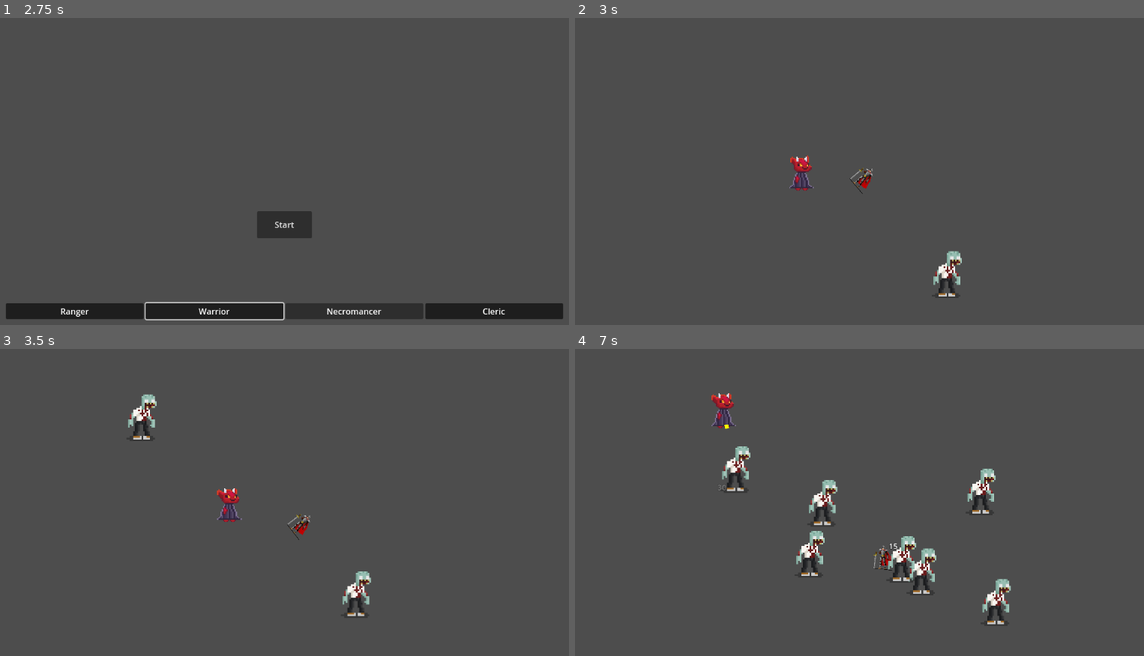
Above: before the commit, frames 1-4 (two rows, left to right).
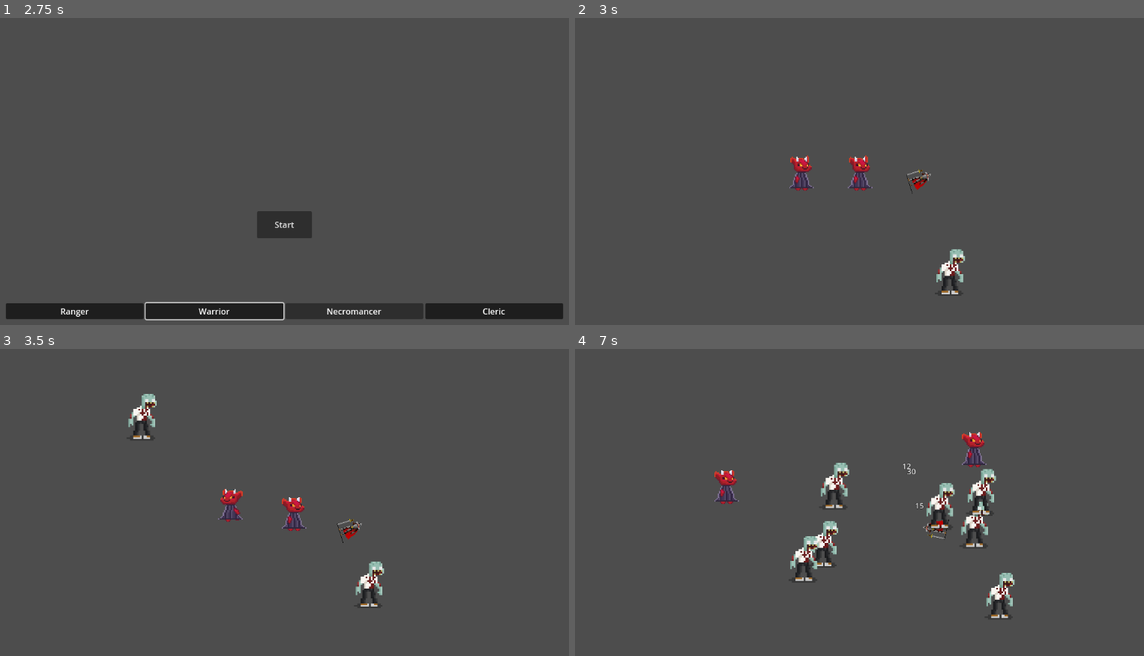
Above: after the commit, the same moments.

Repository: AlexYud/team-roguelike
Game: Godot game, scene res://Scenes/lobby.tscn
The game is run twice, just before and just after one commit, with the same random seed, the same clock (stepped at 60 frames per second) and the same inputs.
Inputs:
- Up to frame 1 (2.75 s): click "Ranger" at 0.5 s; click "Cleric" at 1.25 s; click "Warrior" at 2 s
- Up to frame 2 (3 s): click "Start" at 2.75 s
- Up to frame 3 (3.5 s): no input
- Up to frame 4 (7 s): no input

Frame 1 is identical in both runs. In frame 2, 0.9% of the frame differs, in the area x 47-69%, y 44-91%; in frame 3, 1.5%; in frame 4, 4.9%, in the area x 23-78%, y 14-90%.

Commit message:
feature: fixing everything alone because im the merge master

Diff:
--- a/team-roguelike/Scenes/cleric.tscn
+++ /dev/null
@@ -1,112 +0,0 @@
-[gd_scene load_steps=17 format=3 uid="uid://c4v0a5uo6kbqd"]
-
-[ext_resource type="Script" uid="uid://dnxymqj61owwy" path="res://Scripts/cleric.gd" id="1_56820"]
-[ext_resource type="Texture2D" uid="uid://dm232xsevhl32" path="res://Assets/demonv23_4.png" id="2_56820"]
-[ext_resource type="Texture2D" uid="uid://4ytnu7eyw2vg" path="res://Assets/Sprites/Characters/Labuba/demonv23_4-Sheet.png" id="3_srsfv"]
-[ext_resource type="Texture2D" uid="uid://ddw3iw1fdiued" path="res://Assets/Sprites/Characters/Labuba/demonv23_4-Idle_Sheet.png" id="4_5b5i4"]
-
-[sub_resource type="AtlasTexture" id="AtlasTexture_x072d"]
-atlas = ExtResource("3_srsfv")
-region = Rect2(0, 0, 640, 640)
-
-[sub_resource type="AtlasTexture" id="AtlasTexture_s2t55"]
-atlas = ExtResource("3_srsfv")
-region = Rect2(640, 0, 640, 640)
-
-[sub_resource type="AtlasTexture" id="AtlasTexture_ydjc7"]
-atlas = ExtResource("3_srsfv")
-region = Rect2(1280, 0, 640, 640)
-
-[sub_resource type="AtlasTexture" id="AtlasTexture_yuftm"]
-atlas = ExtResource("3_srsfv")
-region = Rect2(1920, 0, 640, 640)
-
-[sub_resource type="AtlasTexture" id="AtlasTexture_inlxs"]
-atlas = ExtResource("3_srsfv")
-region = Rect2(2560, 0, 640, 640)
-
-[sub_resource type="AtlasTexture" id="AtlasTexture_p22c5"]
-atlas = ExtResource("3_srsfv")
-region = Rect2(3200, 0, 640, 640)
-
-[sub_resource type="AtlasTexture" id="AtlasTexture_eam7p"]
-atlas = ExtResource("3_srsfv")
-region = Rect2(3840, 0, 640, 640)
-
-[sub_resource type="AtlasTexture" id="AtlasTexture_yfacs"]
-atlas = ExtResource("3_srsfv")
-region = Rect2(4480, 0, 640, 640)
-
-[sub_resource type="AtlasTexture" id="AtlasTexture_7s816"]
-atlas = ExtResource("3_srsfv")
-region = Rect2(5120, 0, 640, 640)
-
-[sub_resource type="AtlasTexture" id="AtlasTexture_ohh4o"]
-atlas = ExtResource("3_srsfv")
-region = Rect2(5760, 0, 640, 640)
-
-[sub_resource type="AtlasTexture" id="AtlasTexture_d11ra"]
-atlas = ExtResource("3_srsfv")
-region = Rect2(6400, 0, 640, 640)
-
-[sub_resource type="SpriteFrames" id="SpriteFrames_8wl67"]
-animations = [{
-"frames": [{
-"duration": 1.0,
-"texture": SubResource("AtlasTexture_x072d")
-}, {
-"duration": 1.0,
-"texture": SubResource("AtlasTexture_s2t55")
-}, {
-"duration": 1.0,
-"texture": SubResource("AtlasTexture_ydjc7")
-}, {
-"duration": 1.0,
-"texture": SubResource("AtlasTexture_yuftm")
-}, {
-"duration": 1.0,
-"texture": SubResource("AtlasTexture_inlxs")
-}, {
-"duration": 1.0,
-"texture": SubResource("AtlasTexture_p22c5")
-}, {
-"duration": 1.0,
-"texture": SubResource("AtlasTexture_eam7p")
-}, {
-"duration": 1.0,
-"texture": SubResource("AtlasTexture_yfacs")
-}, {
-"duration": 1.0,
-"texture": SubResource("AtlasTexture_7s816")
-}, {
-"duration": 1.0,
-"texture": SubResource("AtlasTexture_ohh4o")
-}, {
-"duration": 1.0,
-"texture": SubResource("AtlasTexture_d11ra")
-}],
-"loop": true,
-"name": &"breathe",
-"speed": 5.0
-}, {
-"frames": [{
-"duration": 1.0,
-"texture": ExtResource("4_5b5i4")
-}],
-"loop": true,
-"name": &"idle",
-"speed": 5.0
-}]
-
-[node name="Cleric" type="Node2D"]
-script = ExtResource("1_56820")
-
-[node name="Sprite2D" type="Sprite2D" parent="."]
-visible = false
-scale = Vector2(0.3, 0.3)
-texture = ExtResource("2_56820")
-
-[node name="AnimatedSprite2D" type="AnimatedSprite2D" parent="."]
-scale = Vector2(0.3, 0.3)
-sprite_frames = SubResource("SpriteFrames_8wl67")
-animation = &"breathe"
--- a/team-roguelike/Scenes/lobby.tscn
+++ b/team-roguelike/Scenes/lobby.tscn
@@ -32,8 +32,7 @@
 size_flags_horizontal = 7
 size_flags_vertical = 10
 toggle_mode = true
-text = "Ranger
-"
+text = "Ranger"
 
 [node name="WarriorButton" type="Button" parent="MarginContainer/CharacterGrid"]
 layout_mode = 2
--- a/team-roguelike/Scenes/ranger.tscn
+++ /dev/null
@@ -1,168 +0,0 @@
-[gd_scene load_steps=25 format=3 uid="uid://dnwxee46dn7yq"]
-
-[ext_resource type="Script" uid="uid://dthwx42awybox" path="res://Scripts/ranger.gd" id="1_txnr6"]
-[ext_resource type="Texture2D" uid="uid://4ytnu7eyw2vg" path="res://Assets/Sprites/Characters/Labuba/demonv23_4-Sheet.png" id="2_4mesp"]
-[ext_resource type="Texture2D" uid="uid://ddw3iw1fdiued" path="res://Assets/Sprites/Characters/Labuba/demonv23_4-Idle_Sheet.png" id="3_kyylj"]
-[ext_resource type="Texture2D" uid="uid://jkmt57kd3wma" path="res://Assets/Sprites/Characters/Labuba/demonv23_4-Walking_Sheet.png" id="4_kyylj"]
-
-[sub_resource type="AtlasTexture" id="AtlasTexture_x072d"]
-atlas = ExtResource("2_4mesp")
-region = Rect2(0, 0, 640, 640)
-
-[sub_resource type="AtlasTexture" id="AtlasTexture_s2t55"]
-atlas = ExtResource("2_4mesp")
-region = Rect2(640, 0, 640, 640)
-
-[sub_resource type="AtlasTexture" id="AtlasTexture_ydjc7"]
-atlas = ExtResource("2_4mesp")
-region = Rect2(1280, 0, 640, 640)
-
-[sub_resource type="AtlasTexture" id="AtlasTexture_yuftm"]
-atlas = ExtResource("2_4mesp")
-region = Rect2(1920, 0, 640, 640)
-
-[sub_resource type="AtlasTexture" id="AtlasTexture_inlxs"]
-atlas = ExtResource("2_4mesp")
-region = Rect2(2560, 0, 640, 640)
-
-[sub_resource type="AtlasTexture" id="AtlasTexture_p22c5"]
-atlas = ExtResource("2_4mesp")
-region = Rect2(3200, 0, 640, 640)
-
-[sub_resource type="AtlasTexture" id="AtlasTexture_eam7p"]
-atlas = ExtResource("2_4mesp")
-region = Rect2(3840, 0, 640, 640)
-
-[sub_resource type="AtlasTexture" id="AtlasTexture_yfacs"]
-atlas = ExtResource("2_4mesp")
-region = Rect2(4480, 0, 640, 640)
-
-[sub_resource type="AtlasTexture" id="AtlasTexture_7s816"]
-atlas = ExtResource("2_4mesp")
-region = Rect2(5120, 0, 640, 640)
-
-[sub_resource type="AtlasTexture" id="AtlasTexture_ohh4o"]
-atlas = ExtResource("2_4mesp")
-region = Rect2(5760, 0, 640, 640)
-
-[sub_resource type="AtlasTexture" id="AtlasTexture_d11ra"]
-atlas = ExtResource("2_4mesp")
-region = Rect2(6400, 0, 640, 640)
-
-[sub_resource type="AtlasTexture" id="AtlasTexture_kyylj"]
-atlas = ExtResource("4_kyylj")
-region = Rect2(0, 0, 640, 640)
-
-[sub_resource type="AtlasTexture" id="AtlasTexture_lij4p"]
-atlas = ExtResource("4_kyylj")
-region = Rect2(640, 0, 640, 640)
-
-[sub_resource type="AtlasTexture" id="AtlasTexture_8kyko"]
-atlas = ExtResource("4_kyylj")
-region = Rect2(1280, 0, 640, 640)
-
-[sub_resource type="AtlasTexture" id="AtlasTexture_tqqd4"]
-atlas = ExtResource("4_kyylj")
-region = Rect2(1920, 0, 640, 640)
-
-[sub_resource type="AtlasTexture" id="AtlasTexture_cpo1c"]
-atlas = ExtResource("4_kyylj")
-region = Rect2(2560, 0, 640, 640)
-
-[sub_resource type="AtlasTexture" id="AtlasTexture_yrqoh"]
-atlas = ExtResource("4_kyylj")
-region = Rect2(3200, 0, 640, 640)
-
-[sub_resource type="AtlasTexture" id="AtlasTexture_bgi7p"]
-atlas = ExtResource("4_kyylj")
-region = Rect2(3840, 0, 640, 640)
-
-[sub_resource type="AtlasTexture" id="AtlasTexture_ghdbd"]
-atlas = ExtResource("4_kyylj")
-region = Rect2(4480, 0, 640, 640)
-
-[sub_resource type="SpriteFrames" id="SpriteFrames_lij4p"]
-animations = [{
-"frames": [{
-"duration": 1.0,
-"texture": SubResource("AtlasTexture_x072d")
-}, {
-"duration": 1.0,
-"texture": SubResource("AtlasTexture_s2t55")
-}, {
-"duration": 1.0,
-"texture": SubResource("AtlasTexture_ydjc7")
-}, {
-"duration": 1.0,
-"texture": SubResource("AtlasTexture_yuftm")
-}, {
-"duration": 1.0,
-"texture": SubResource("AtlasTexture_inlxs")
-}, {
-"duration": 1.0,
-"texture": SubResource("AtlasTexture_p22c5")
-}, {
-"duration": 1.0,
-"texture": SubResource("AtlasTexture_eam7p")
-}, {
-"duration": 1.0,
-"texture": SubResource("AtlasTexture_yfacs")
-}, {
-"duration": 1.0,
-"texture": SubResource("AtlasTexture_7s816")
-}, {
-"duration": 1.0,
-"texture": SubResource("AtlasTexture_ohh4o")
-}, {
-"duration": 1.0,
-"texture": SubResource("AtlasTexture_d11ra")
-}],
-"loop": true,
-"name": &"breathe",
-"speed": 5.0
-}, {
-"frames": [{
-"duration": 1.0,
-"texture": ExtResource("3_kyylj")
-}],
-"loop": true,
-"name": &"idle",
-"speed": 5.0
-}, {
-"frames": [{
-"duration": 1.0,
-"texture": SubResource("AtlasTexture_kyylj")
-}, {
-"duration": 1.0,
-"texture": SubResource("AtlasTexture_lij4p")
-}, {
-"duration": 1.0,
-"texture": SubResource("AtlasTexture_8kyko")
-}, {
-"duration": 1.0,
-"texture": SubResource("AtlasTexture_tqqd4")
-}, {
-"duration": 1.0,
-"texture": SubResource("AtlasTexture_cpo1c")
-}, {
-"duration": 1.0,
-"texture": SubResource("AtlasTexture_yrqoh")
-}, {
-"duration": 1.0,
-"texture": SubResource("AtlasTexture_bgi7p")
-}, {
-"duration": 1.0,
-"texture": SubResource("AtlasTexture_ghdbd")
-}],
-"loop": true,
-"name": &"walking",
-"speed": 5.0
-}]
-
-[node name="Ranger" type="Node2D"]
-script = ExtResource("1_txnr6")
-
-[node name="AnimatedSprite2D" type="AnimatedSprite2D" parent="."]
-scale = Vector2(0.3, 0.3)
-sprite_frames = SubResource("SpriteFrames_lij4p")
-animation = &"walking"
--- a/team-roguelike/Scripts/main.gd
+++ b/team-roguelike/Scripts/main.gd
@@ -28,6 +28,7 @@
 	var i = 0
 	for char_name in Global.selected_characters:
 		var path = "res://Scenes/Characters/%s.tscn" % char_name
+		print(path)
 		var char_scene = load(path)
 		if char_scene:
 			var character = char_scene.instantiate()
Not shown: 1 places in team-roguelike/Scenes/Characters/cleric.tscn that only renumber resources
Not shown: 1 places in team-roguelike/Scenes/Characters/ranger.tscn that only renumber resources
